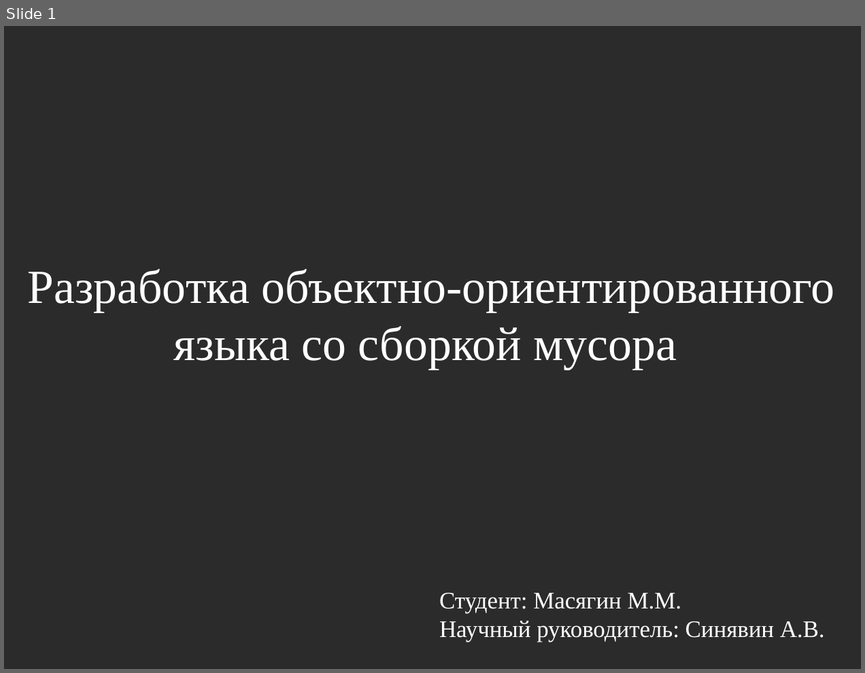
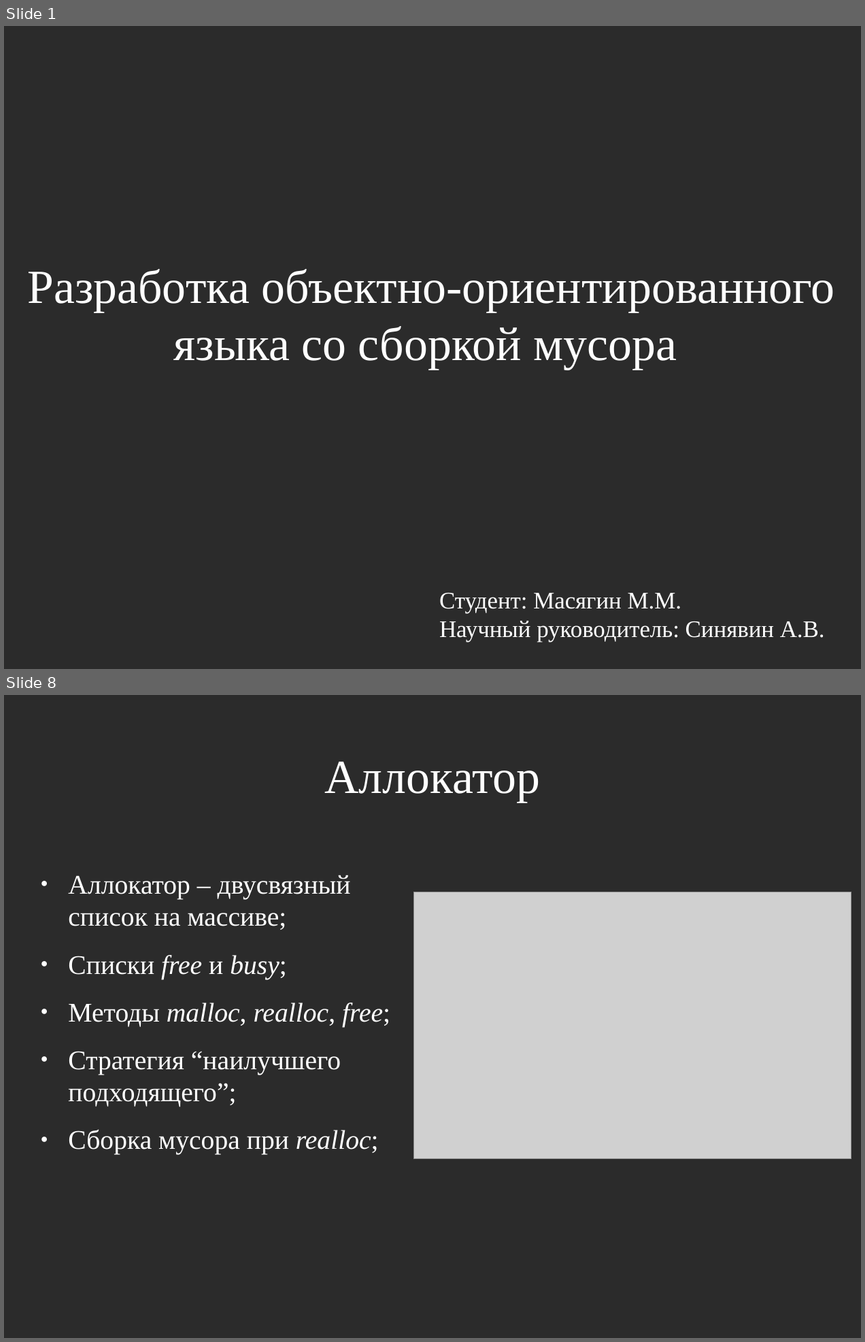
Before and after one commit to masyagin1998/GCI, a slide deck: docs/presentation.odp. Shown one above the other, each under a label of ours: slide 1 before the commit, slides 1 and 8 after it; the slides between them are not shown. The pictures are 865x673 and 865x1342 pixels, drawn with LibreOffice and Linux fonts; fonts in the diff are those of the drawing; grey boxes stand for pictures; background and template pictures are left out; a plain dark background stands for a picture behind light text. Boxes give left, top, right and bottom in pixels: in the first picture for what was removed or moved away, otherwise in the second. Text is boxed around its words. In the diff, an @@ line names an element or a change of style, - is before the commit and + after.

```diff
--- a/docs/presentation.odp
+++ b/docs/presentation.odp
@@ slide 8 added at bbox=[4, 695, 861, 1338], background picture (left out) @@
@@ title added at bbox=[325, 762, 541, 802], 44 pt, text #FFFFFF @@
+Аллокатор
@@ text added at bbox=[68, 875, 390, 1154], 25 pt, text #FFFFFF @@
+● Аллокатор – двусвязный список на массиве;
+● Списки free и busy;
+● Методы malloc, realloc, free;
+● Стратегия “наилучшего подходящего”;
+● Сборка мусора при realloc;
@@ picture added at bbox=[414, 892, 851, 1158] @@
```
Also in this commit, not shown: 8 slides changed, 1 other slide added, 2 slides removed, 1 other file.
